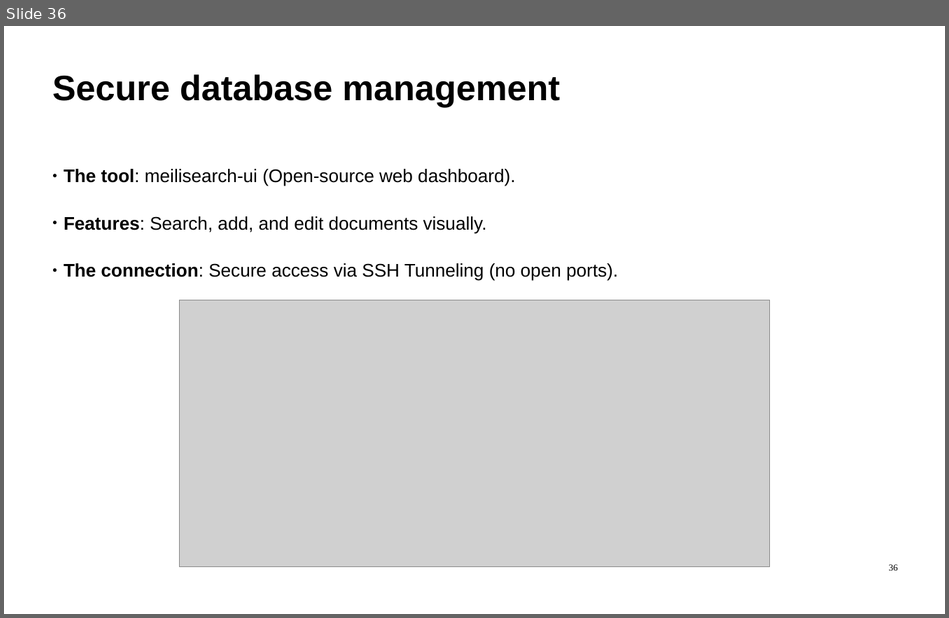
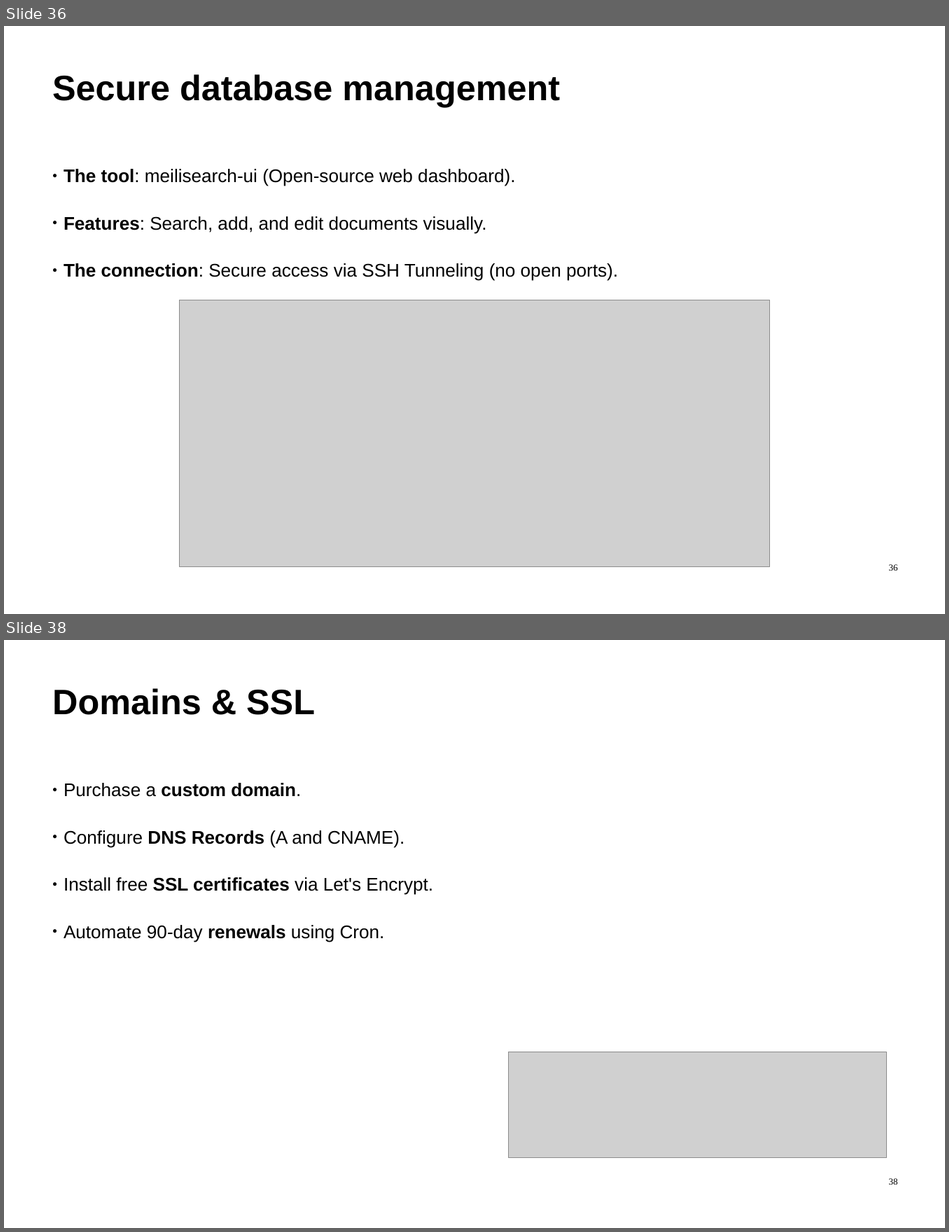
Before and after one commit to ImadSaddik/FullStackDeploymentHandbook, a slide deck: course-assets/slides/full_stack_deployment_guide.odp. Shown one above the other, each under a label of ours: slide 36 before the commit, slides 36 and 38 after it; the slides between them are not shown. The pictures are 949x618 and 949x1232 pixels, drawn with LibreOffice and Linux fonts; fonts in the diff are those of the drawing; grey boxes stand for pictures. Boxes give left, top, right and bottom in pixels: in the first picture for what was removed or moved away, otherwise in the second. Text is boxed around its words. In the diff, an @@ line names an element or a change of style, - is before the commit and + after.

```diff
--- a/course-assets/slides/full_stack_deployment_guide.odp
+++ b/course-assets/slides/full_stack_deployment_guide.odp
@@ slide 38 added at bbox=[4, 640, 945, 1228], background #FFFFFF @@
@@ text added at bbox=[52, 688, 315, 715], 54 pt, text #000000, bold @@
+Domains & SSL
@@ text added at bbox=[63, 783, 433, 942], 28 pt, text #000000 @@
+● Purchase a custom domain.
+● Configure DNS Records (A and CNAME).
+● Install free SSL certificates via Let's Encrypt.
+● Automate 90-day renewals using Cron.
@@ picture added at bbox=[508, 1052, 886, 1157] @@
@@ page number added at bbox=[889, 1178, 898, 1185], 14 pt, text #000000 @@
+38
```
Also in this commit, not shown: 2 other slides added, 1 other file.
